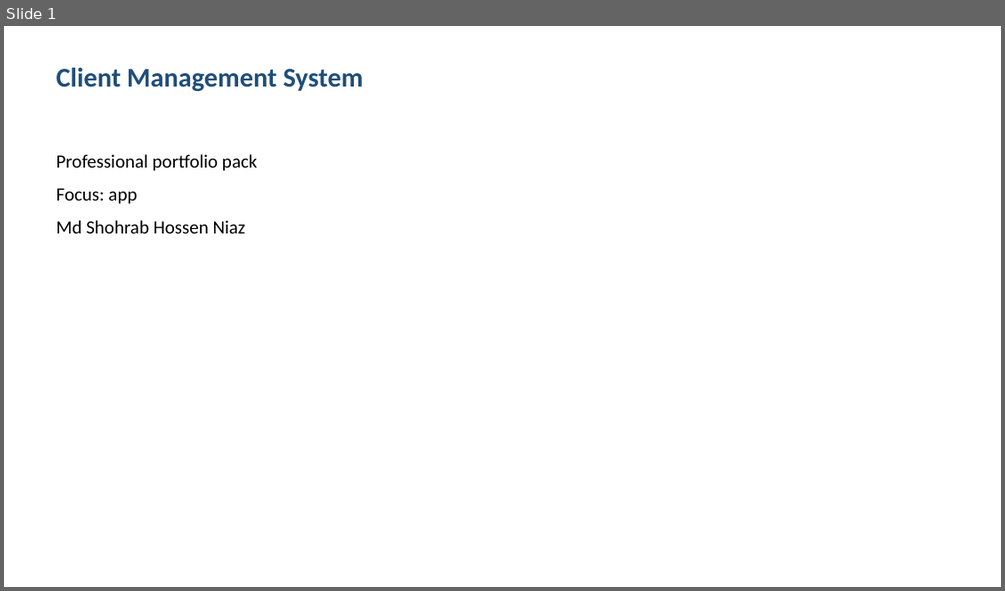
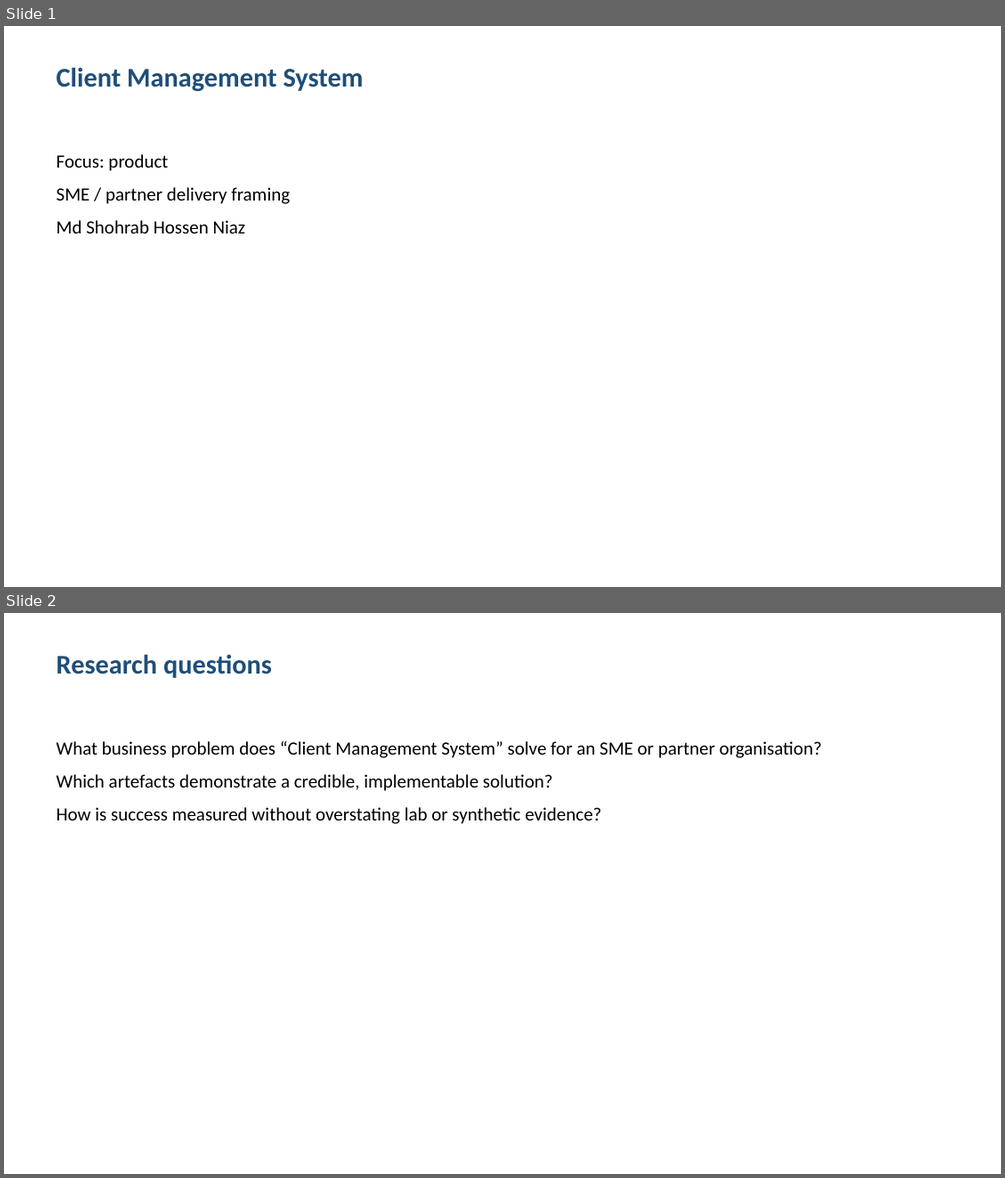
Before and after one commit to shohrabniaz/client-management-system, a slide deck: Final_Submission/02_Presentation.pptx. Shown one above the other, each under a label of ours: slide 1 before the commit, slides 1 and 2 after it. The pictures are 1005x591 and 1005x1178 pixels, drawn with LibreOffice and Linux fonts; fonts in the diff are those of the drawing. Boxes give left, top, right and bottom in pixels: in the first picture for what was removed or moved away, otherwise in the second. Text is boxed around its words. In the diff, an @@ line names an element or a change of style, - is before the commit and + after.

Commit message:
Polish portfolio pack for professional showcase readiness.

```diff
--- a/Final_Submission/02_Presentation.pptx
+++ b/Final_Submission/02_Presentation.pptx
@@ slide 2 added at box(4, 613, 1001, 1174), background #FFFFFF @@
@@ text added at box(57, 654, 272, 678), 26 pt, text #1F4E79, bold @@
+Research questions
@@ text added at box(57, 741, 822, 824), 18 pt, text #000000 @@
+What business problem does “Client Management System” solve for an SME or partner organisation?
+Which artefacts demonstrate a credible, implementable solution?
+How is success measured without overstating lab or synthetic evidence?
@@ slide 1 changed as well @@
@@ text at box(57, 154, 290, 204): text changed @@
-Professional portfolio pack
-Focus: app
+Focus: product
+SME / partner delivery framing
```
Also in this commit, not shown: 2 other slides changed, 1 slide removed, 12 other files.
